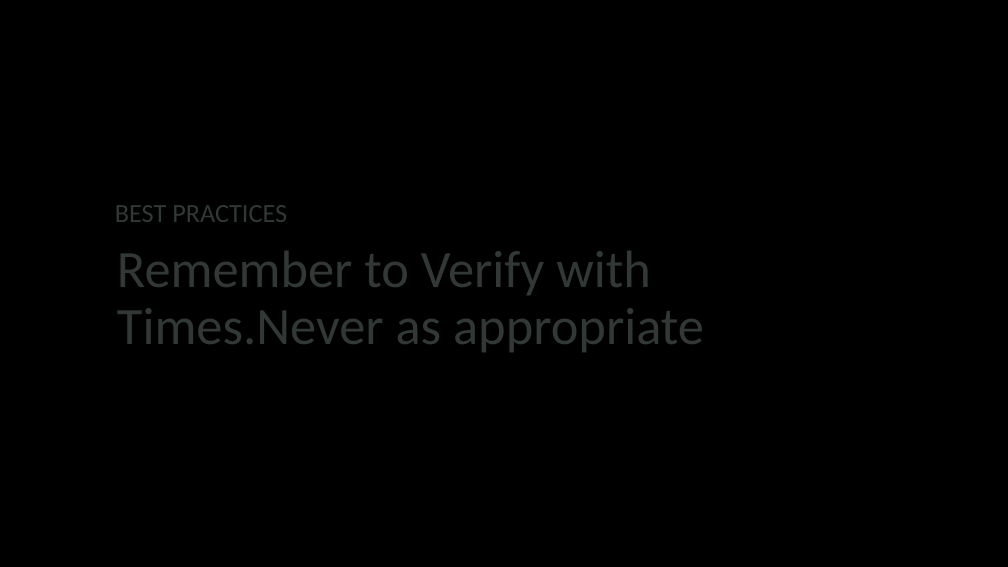
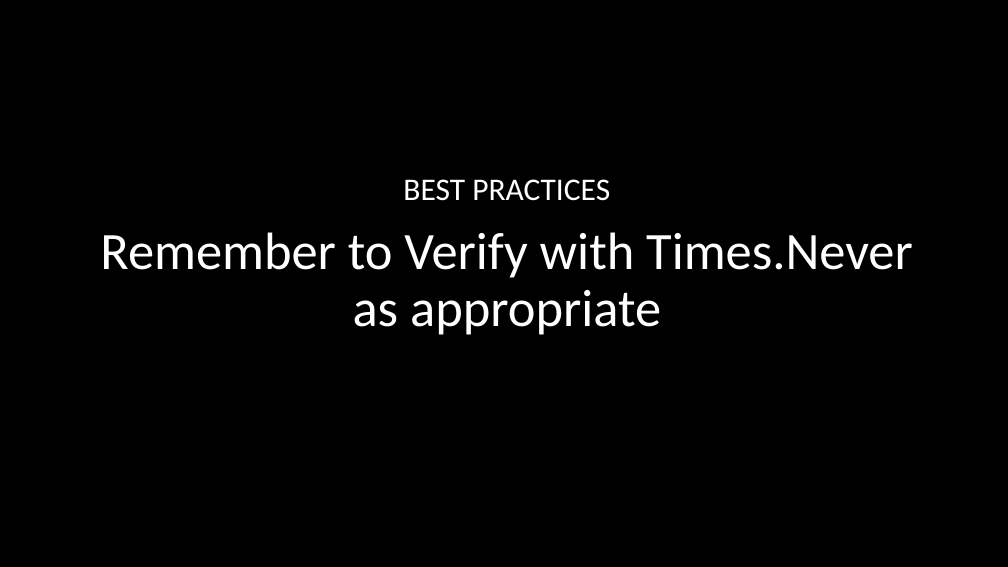
Before and after one commit to sdreier2/codecamp-unittests, a slide deck: slide 17 of tampa-presentation.pptx. Drawn at 1008x567 pixels with LibreOffice and Linux fonts; fonts in the diff are those of the drawing; background and template pictures are left out. Boxes give left, top, right and bottom in pixels: in the first picture for what was removed or moved away, otherwise in the second. Text is boxed around its words. In the diff, an @@ line names an element or a change of style, - is before the commit and + after.

```diff
--- a/tampa-presentation.pptx
+++ b/tampa-presentation.pptx
@@ text "BEST PRACTICES": place and size @@
-text "BEST PRACTICES" at <box>115,205,287,222</box>
+text "BEST PRACTICES" at <box>403,179,610,201</box>
@@ text "BEST PRACTICES" at <box>403,179,610,201</box>: size 50 to 60 pt, text colour #313836 to #FFFFFF; alignment left to centre @@
@@ text "Remember to Verify with Times.Never ...": place and size @@
-text "Remember to Verify with Times.Never ..." at <box>117,251,704,352</box>
+text "Remember to Verify with Times.Never ..." at <box>100,232,913,335</box>
@@ text "Remember to Verify with Times.Never ..." at <box>100,232,913,335</box>: text colour #313836 to #FFFFFF; alignment left to centre @@
```
Also in this commit, not shown: 16 other slides changed, 5 slides added, 4 slides removed, 14 other files.
